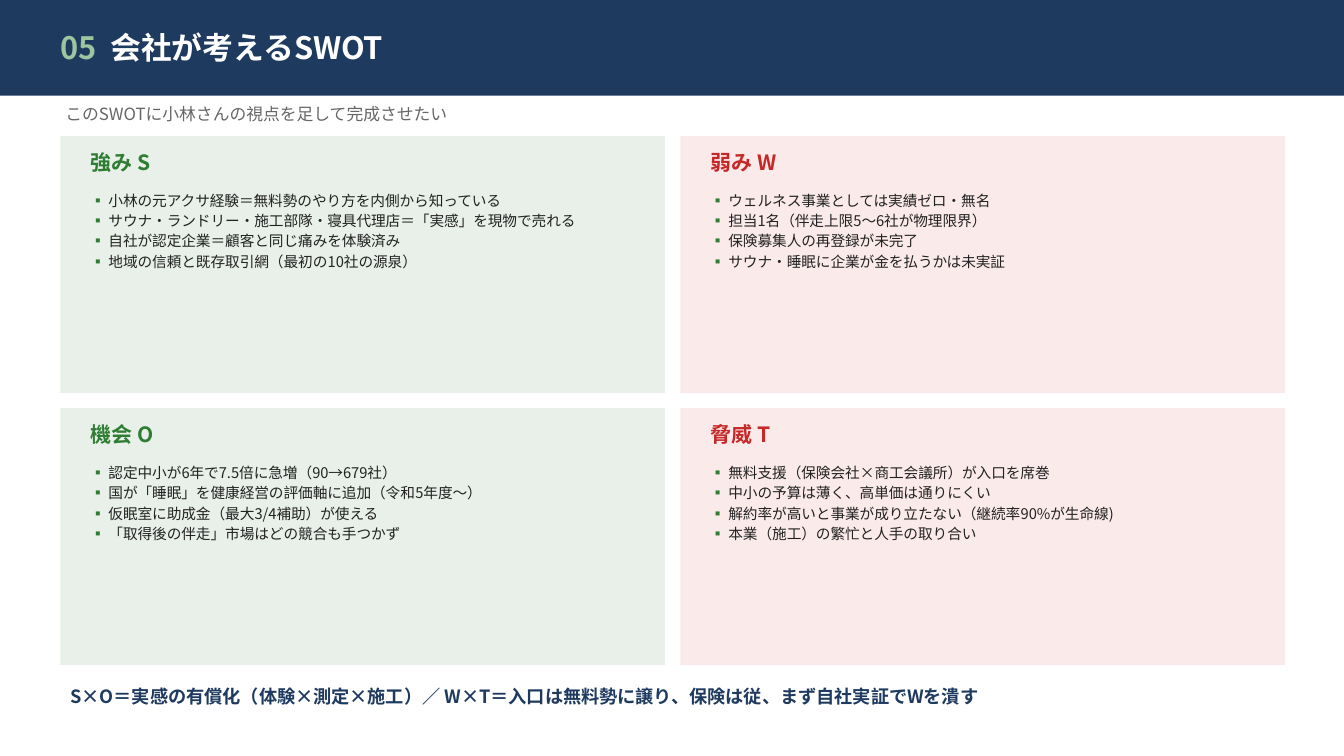
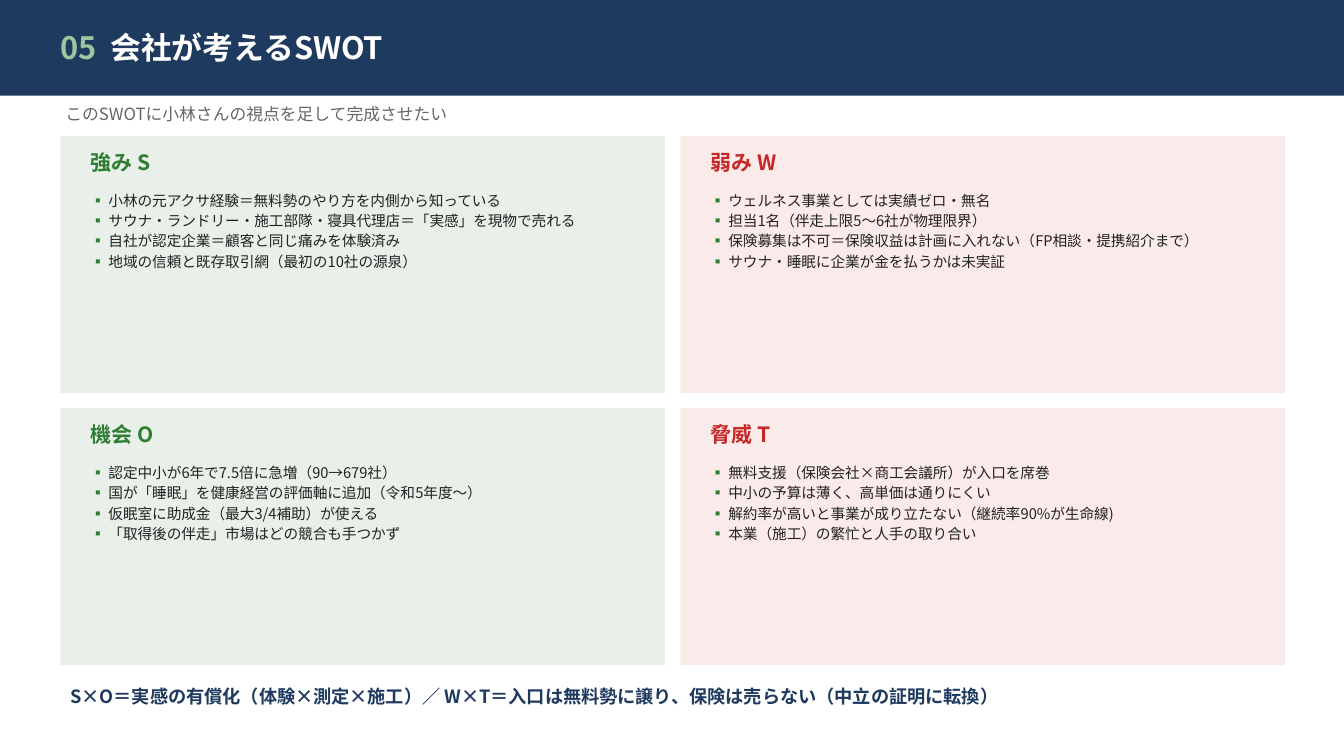
Before and after one commit to hiroaki-hab/test-repo-my-first-codex-smart-support-dev, a slide deck: slide 6 of wellness-business-plan/slides/ウェルネス事業_会社計画案_小林さん検討用.pptx. Drawn at 1344x756 pixels with LibreOffice and Linux fonts; fonts in the diff are those of the drawing. Boxes give left, top, right and bottom in pixels: in the first picture for what was removed or moved away, otherwise in the second. Text is boxed around its words. In the diff, an @@ line names an element or a change of style, - is before the commit and + after.

```diff
--- a/wellness-business-plan/slides/ウェルネス事業_会社計画案_小林さん検討用.pptx
+++ b/wellness-business-plan/slides/ウェルネス事業_会社計画案_小林さん検討用.pptx
@@ text at (728, 233, 1198, 248): text changed @@
-▪ 保険募集人の再登録が未完了
+▪ 保険募集は不可＝保険収益は計画に入れない（FP相談・提携紹介まで）
@@ text at (70, 687, 999, 705): text changed @@
-S×O＝実感の有償化（体験×測定×施工）／ W×T＝入口は無料勢に譲り、保険は従、まず自社実証でWを潰す
+S×O＝実感の有償化（体験×測定×施工）／ W×T＝入口は無料勢に譲り、保険は売らない（中立の証明に転換）
```
Also in this commit, not shown: 4 other slides changed, 1 other file.
